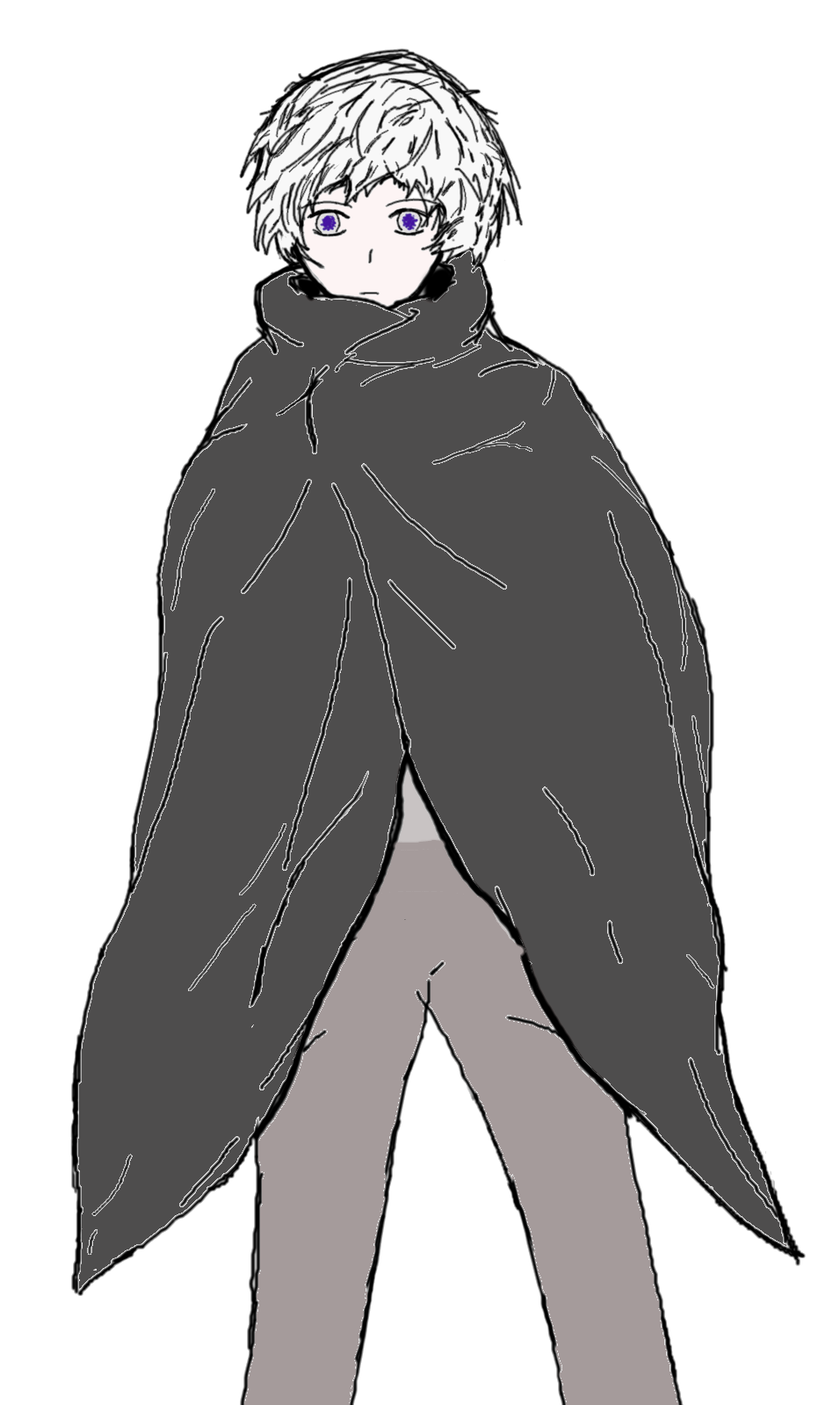
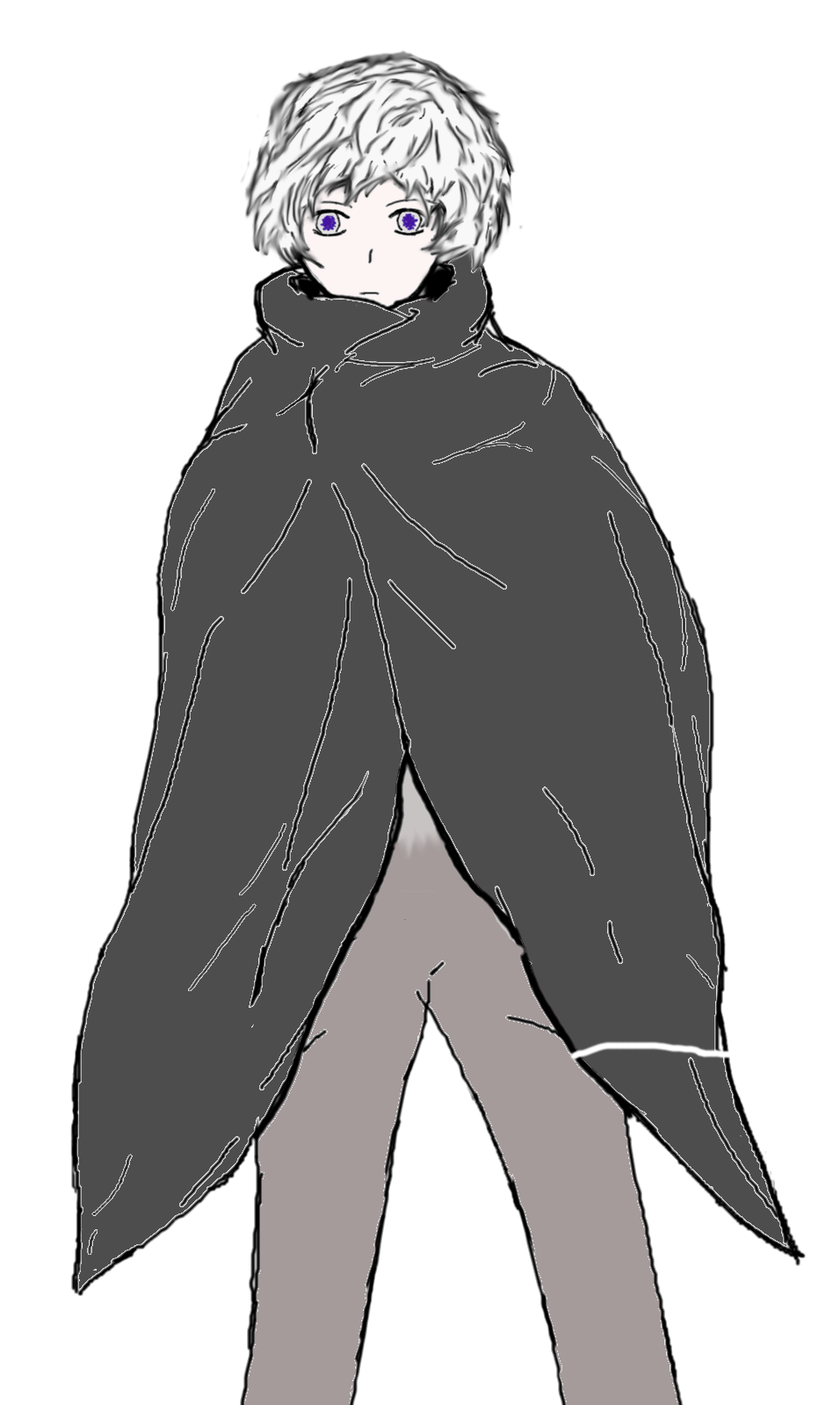
Before/after of a w=840, h=1405 layered artwork. What changed in the layer stack:
painted on "Background" over [238, 48, 730, 1061]
